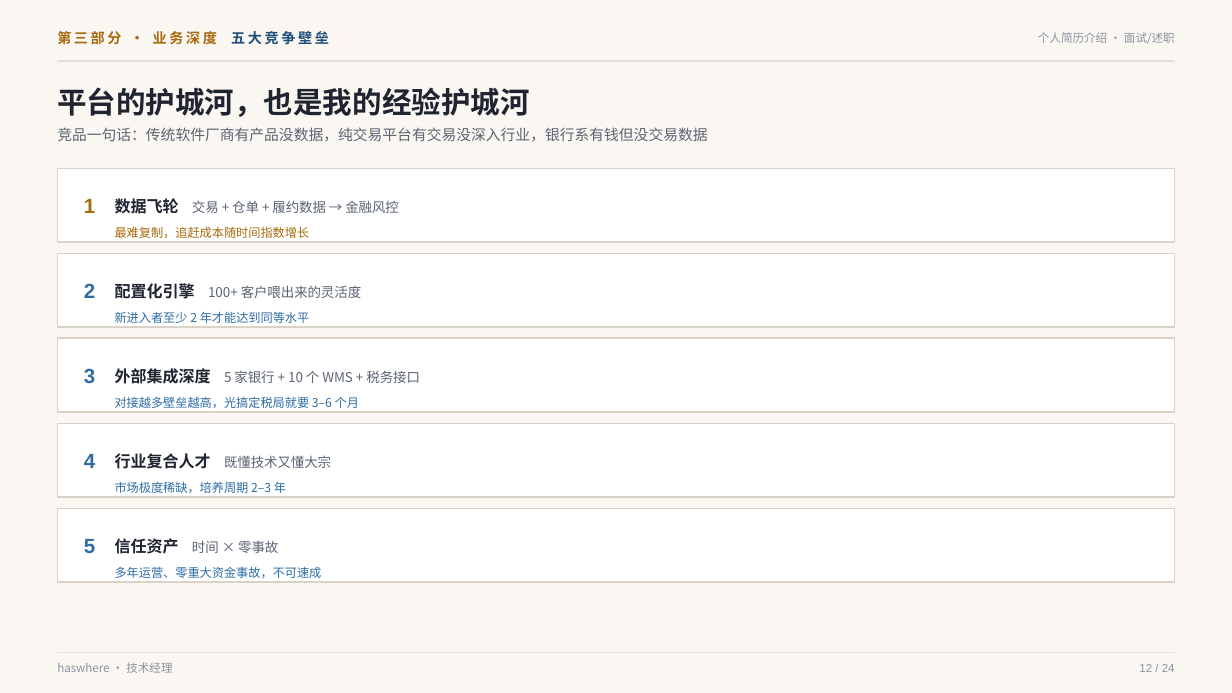
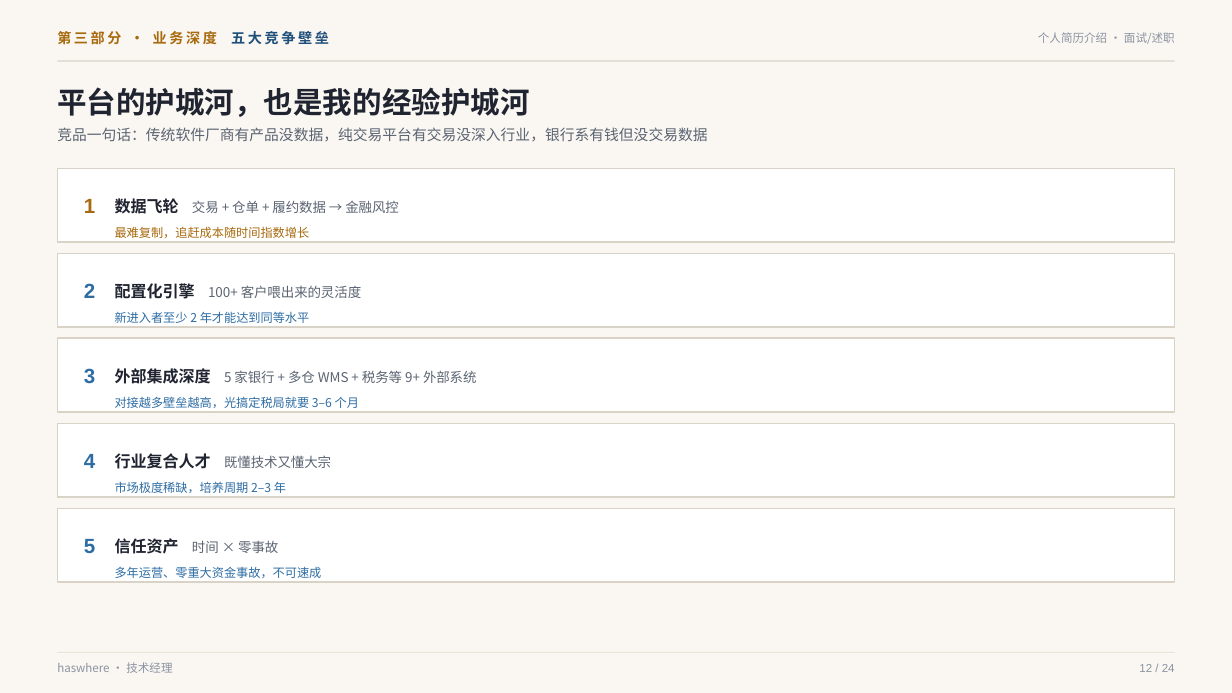
Before and after one commit to qq940043871/personal-investment-notes, a slide deck: slide 12 of 01-个人简历/07-面试介绍PPT/个人简历介绍-24页.pptx. Drawn at 1232x693 pixels with LibreOffice and Linux fonts; fonts in the diff are those of the drawing. Boxes give left, top, right and bottom in pixels: in the first picture for what was removed or moved away, otherwise in the second. Text is boxed around its words. In the diff, an @@ line names an element or a change of style, - is before the commit and + after.

```diff
--- a/01-个人简历/07-面试介绍PPT/个人简历介绍-24页.pptx
+++ b/01-个人简历/07-面试介绍PPT/个人简历介绍-24页.pptx
@@ text at (115,368,477,384): text changed @@
-外部集成深度 5 家银行 + 10 个 WMS + 税务接口
+外部集成深度 5 家银行 + 多仓 WMS + 税务等 9+ 外部系统
```
Also in this commit, not shown: 1 other slide changed, 38 other files.
